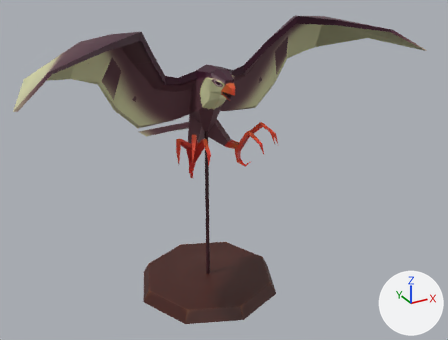
Before and after pictures for a commit that changed the FBX model Trucs_Graph/BoardGameCharacters/scenes/Asset_Enemy_Bird.fbx.
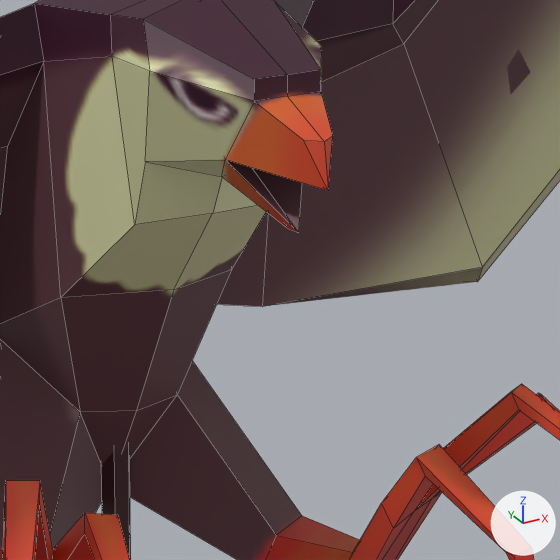
Each version appears first whole from a 50 mm lens placed at (-0.565, -1.105, 0.833), pointed at (0.031, -0.022, 0.292), and next in a close-up on the part from 43% to 59% of the width and 21% to 43% of the height. The lights are fixed; the arrows at lower right show +X, +Y and +Z. The close-ups show mesh edges as thin lines. Where no turn or scale is listed for an object, it has been applied to the vertices.

Objects in the first close-up: 'bird_body1', 'bird_pole'.
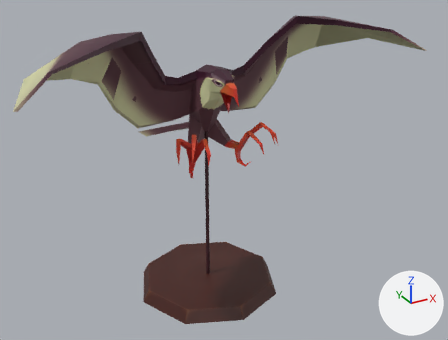
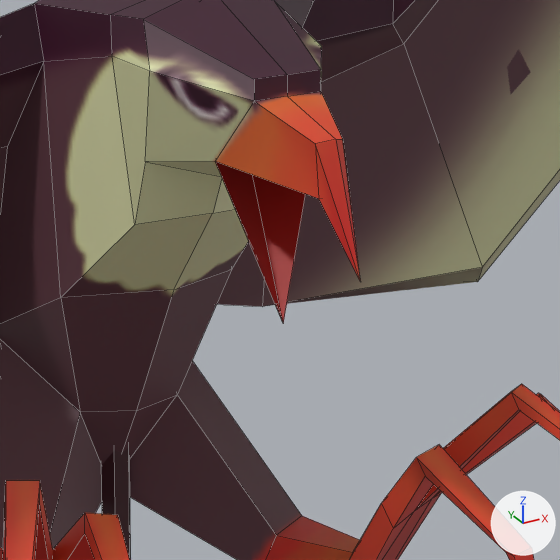
What differs and where, as boxes [x1, y1, x2, y2] in the close-ups (560 x 560 px):
```json
{"part": 1, "of": "me_mesh_001", "change": "built on", "before": [145, 72, 332, 232], "after": [145, 72, 360, 280]}
{"part": 2, "of": "me_mesh_001", "change": "surface changed", "before": [226, 160, 302, 232], "after": [215, 161, 306, 323]}
```

Edits to the scene script, one JSON object a line:
```json
{"block": "me_mesh_001", "where": "# used by ob_bird_body1; location = (0.0, 0.0, 0.0)"}
{"op": "remove", "block": "me_mesh_001", "code": "me_mesh_001.from_pydata(...)  # 252 vertices, 278 faces; spans x -0.416..0.416, y -0.193..0.201, z 0.306..0.619"}
{"op": "add", "block": "me_mesh_001", "code": "me_mesh_001.from_pydata(...)  # 255 vertices, 282 faces; spans x -0.416..0.416, y -0.193..0.201, z 0.306..0.619"}
{"block": "me_mesh_001", "change": "me_mesh_001 part 1"}
{"block": "me_mesh_001", "change": "1 vertex is removed from x 0.0, y -0.12, z 0.489"}
{"block": "me_mesh_001", "change": "6 faces are deleted"}
{"block": "me_mesh_001", "change": "8 vertices move from x -0.012..0.012, y -0.118..-0.053, z 0.473..0.502 to x -0.015..0.015, y -0.124..-0.069, z 0.447..0.507"}
{"block": "me_mesh_001", "change": "4 vertices are added at (-0.001, -0.138, 0.47), (-0.005, -0.124, 0.489), (-0.001, -0.124, 0.489), (0.004, -0.124, 0.489)"}
{"block": "me_mesh_001", "change": "10 new faces join them"}
{"block": "me_mesh_001", "change": "me_mesh_001 part 2: 2 kept faces spanning x -0.015..0.015, y -0.097..-0.069, z 0.447..0.507 get new texture (UV) coordinates"}
```
